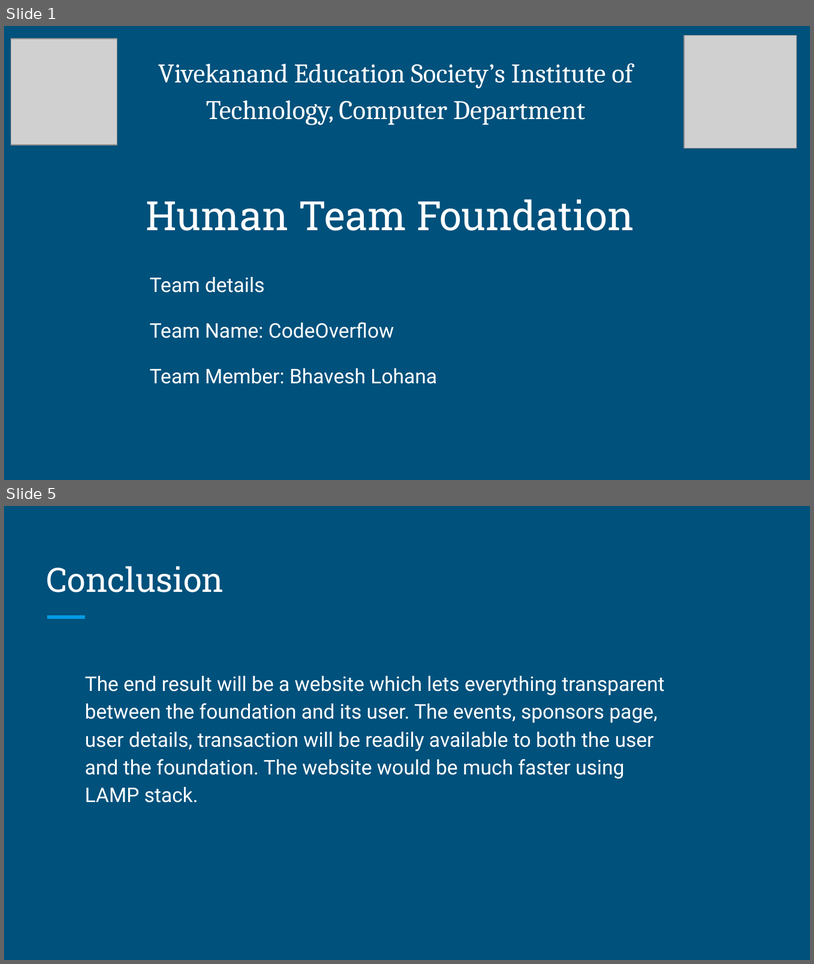
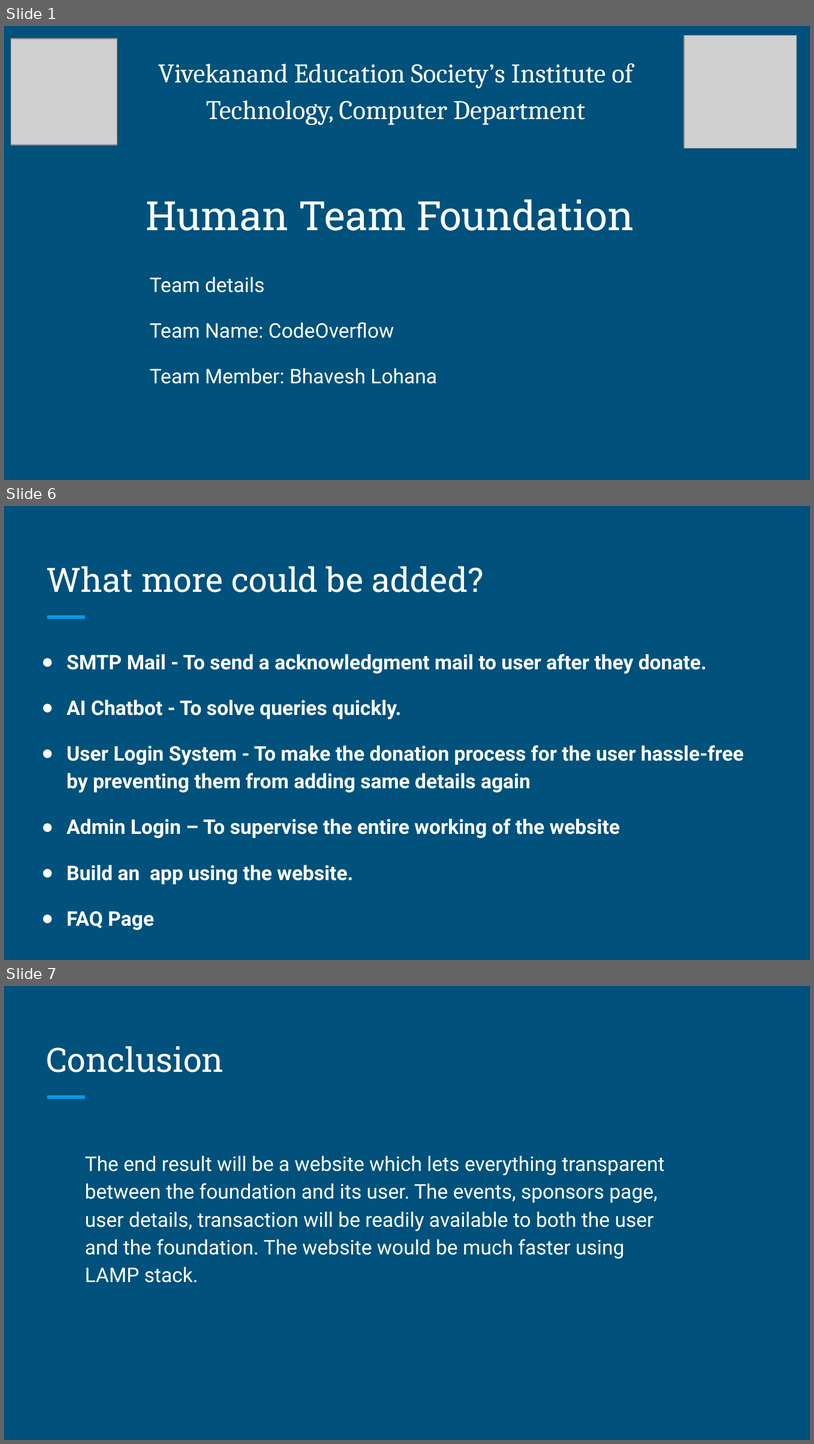
Before and after one commit to bhaveshlohana/humanteamwebsite, a slide deck: 112_Bhavesh Lohana_abstract.pptx. Shown one above the other, each under a label of ours: slides 1 and 5 before the commit, slides 1, 6 and 7 after it; the slides between them are not shown. The pictures are 814x964 and 814x1444 pixels, drawn with LibreOffice and Linux fonts; fonts in the diff are those of the drawing; grey boxes stand for pictures; background and template pictures are left out. Boxes give left, top, right and bottom in pixels: in the first picture for what was removed or moved away, otherwise in the second. Text is boxed around its words. In the diff, an @@ line names an element or a change of style, - is before the commit and + after.

```diff
--- a/112_Bhavesh Lohana_abstract.pptx
+++ b/112_Bhavesh Lohana_abstract.pptx
@@ slide 6 added at (x1=4, y1=506, x2=810, y2=960), background picture (left out); not listed: 1 template element that a slide beside it also shows @@
@@ title added at (x1=46, y1=566, x2=483, y2=592), 30 pt, text #FFFFFF @@
+What more could be added?
@@ text added at (x1=66, y1=654, x2=744, y2=930), 18 pt, text #FFFFFF, bold @@
+● SMTP Mail - To send a acknowledgment mail to user after they donate.
+● AI Chatbot - To solve queries quickly.
+● User Login System - To make the donation process for the user hassle-free by preventing them from adding same details again
+● Admin Login – To supervise the entire working of the website
+● Build an app using the website.
+● FAQ Page
@@ what was slide 5 is now slide 7 @@
```
Also in this commit, not shown: 3 slides changed, 1 other slide added, 10 other files.
